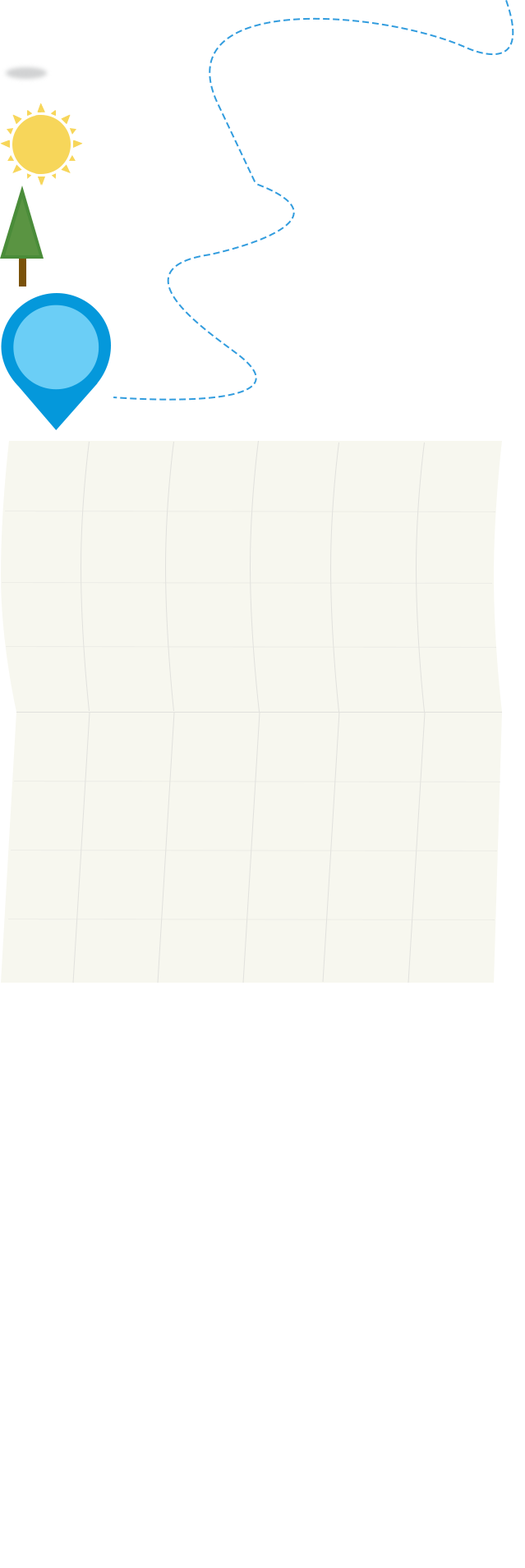
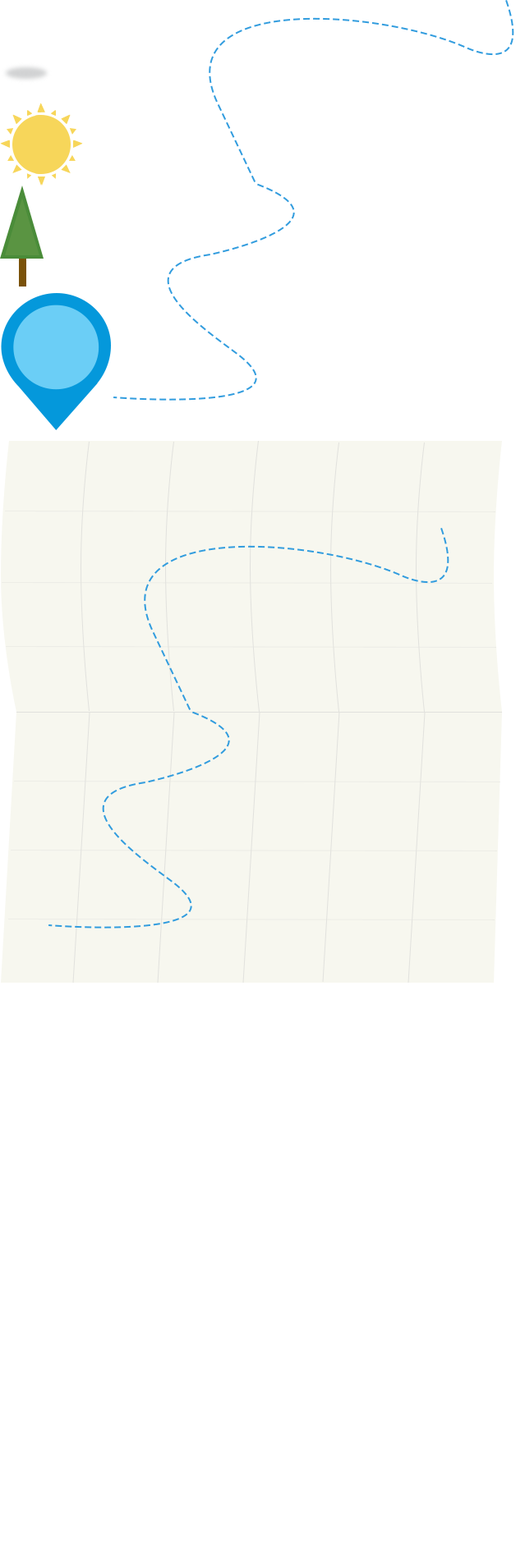
Comparing the layer stacks of the two (525, 1568) images. Changes:
added layer "图层 2 拷贝" above "云朵" over (48, 527, 450, 929)
